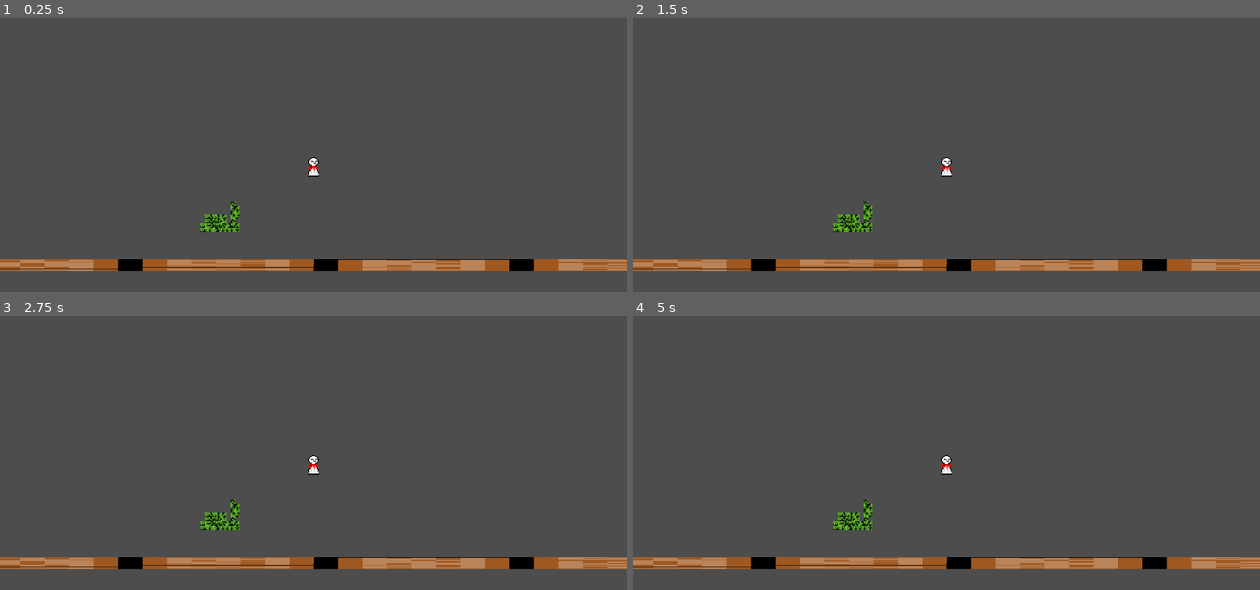
Above: before the commit, frames 1-4 (two rows, left to right).
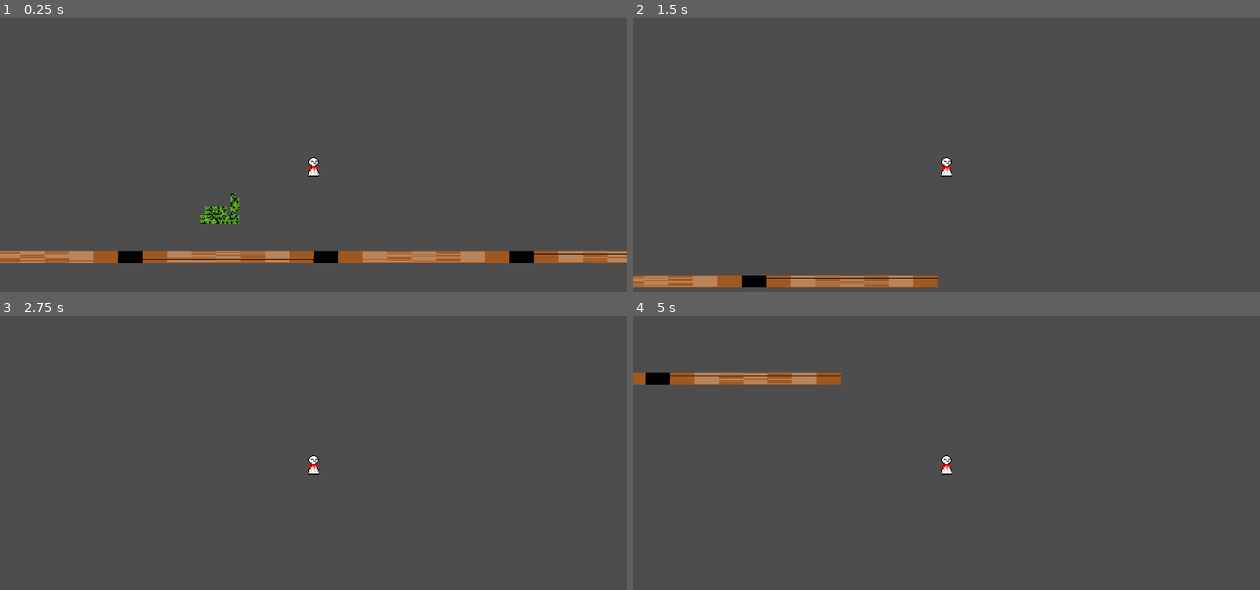
Above: after the commit, the same moments.

Repository: cMarceline/Heatherleste
Game: Godot game, scene res://node_2d.tscn
Same seed, same stepped clock (60 frames per second), same inputs: the game is played once before the commit and once after it.
Inputs:
- Up to frame 1 (0.25 s): no input
- Up to frame 2 (1.5 s): hold D (Right) 0.53-1.28 s; hold Space (Jump) 0.53-1.28 s; tap J (Dash) at 0.6 s; hold S (Down) from 1.28 s (still down); tap Space (Jump) at 1.35 s
- Up to frame 3 (2.75 s): tap Space (Jump) at 1.52, 1.82 s; tap J (Dash) at 1.55, 2.1 s; release S (Down) at 2.03 s; hold D (Right) from 2.03 s (still down); hold Space (Jump) from 2.03 s (still down)
- Up to frame 4 (5 s): release D (Right) at 2.78 s; release Space (Jump) at 2.78 s; hold W (Up) 2.78-3.53 s; tap J (Dash) at 2.85, 4.35 s; tap Space (Jump) at 3.02, 3.32, 4.52, 4.82 s; tap Enter at 3.5 s; hold Space (Jump) 3.53-4.28 s; hold A (Left) from 3.53 s (still down)

The runs differ from the first frame. In frame 1, 6.8% of the frame differs, in the area x 0-100%, y 64-93%; in frame 2, 6.8%; in frame 3, 4.7%; in frame 4, 6.2%.
Error before the commit: Parse Error: Identifier "_bounceCalculations" not declared in the current scope. (res://Scripts/Heather.gd:19)

Commit message:
physics feels bad :(

Diff:
--- a/Scripts/Heather.gd
+++ b/Scripts/Heather.gd
@@ -1,23 +1,25 @@
 extends RigidBody2D
 
-const gravity : float = 9.8
-const aerialDrag := Vector2(0.999,0.98)
+const jumpSpeed : float = 400
+const gravity : float = 9.8 * 60
+const aerialDrag := Vector2(0.98,0.98) * 60
 const terminalVelocity := (gravity * aerialDrag.y) / (1 - aerialDrag.y)
 signal groundContactVelocity(x)
 
 const groundSpeed : float = 400
 const friction : float = 0.1 * 60
 const dashSpeed : float = 1000
+var velocitySign : Vector2 :
+	get : return linear_velocity.sign()
 
-signal dashPressed
 @onready var dashTimer : Timer = $dashTimer
 
 var groundVelocity : Vector2 # groundVelocity.y acts as the bounce retention
 
 func _ready() -> void:
 	groundContactVelocity.connect(_bounceCalculation)
-	dashPressed.connect(_bounceCalculations)
-
+	Global.dashPressed.connect(_dashCalc)
+	Global.jumpPressed.connect(_jumpCalc)
 
 var onFloor : bool
 func _onFloorCheck(state: PhysicsDirectBodyState2D) :
@@ -41,34 +43,51 @@
 	return false
 
 func _bounceCalculation(bounce : Vector2) :
-	if -bounce.y > terminalVelocity :
-		groundVelocity.y = -bounce.y
+	bounce.x -= linear_velocity.x
+	if bounce.y < terminalVelocity :
+		groundVelocity.y = -bounce.y - terminalVelocity
+
+func _jumpCalc() :
+	if !onFloor : return
+	print(groundVelocity.y)
+	linear_velocity.y -= jumpSpeed + groundVelocity.y
 
 func _dashCalc()  :
 	var normalisedInputVector = Global.inputVector.normalized()
-	if Global.inputVector.x == linear_velocity.x / abs(linear_velocity.x) :
-		normalisedInputVector.x += dashSpeed
+	if normalisedInputVector == Vector2.ZERO :
+		return
+	if Global.inputVector.x == velocitySign.x :
+		linear_velocity.x += dashSpeed * normalisedInputVector.x
 	else :
-		normalisedInputVector.x = dashSpeed
-	if Global.inputVector.y == linear_velocity.y / abs(linear_velocity.y) :
-		normalisedInputVector.y += dashSpeed
+		linear_velocity.x = dashSpeed * normalisedInputVector.x
+	if Global.inputVector.y == velocitySign.y :
+		linear_velocity.y += dashSpeed * normalisedInputVector.y
 	else :
-		normalisedInputVector.y = dashSpeed
-
+		linear_velocity.y = dashSpeed * normalisedInputVector.y
 
 func _integrate_forces(state: PhysicsDirectBodyState2D) -> void:
 	onFloor = _onFloorCheck(state)
 	onWall = _onWallCheck(state)
-	if !onFloor :
-		linear_velocity.y += gravity
-		linear_velocity.y *= aerialDrag.y
+	if Global.inputDash :
+		Global.dashPressed.emit()
+	if Global.inputJump :
+		Global.jumpPressed.emit()
 
 func _physics_process(delta: float) -> void:
 	if onFloor :
 		# Write to the Grounded Momentum
 		groundVelocity.x = linear_velocity.x
-		#if linear_velocity.y > terminalVelocity :
-		linear_velocity.x = lerp(linear_velocity.x,groundSpeed*Global.inputVector.x,friction*delta)
+		linear_velocity.x = round(lerp(linear_velocity.x,groundSpeed*Global.inputVector.x,friction*delta))
+		groundVelocity.y = round(lerp(groundVelocity.y,0.0,friction*delta))
+		#print(linear_velocity)
+
+	if !onFloor :
+		linear_velocity.y += gravity * delta
+		linear_velocity.y *= aerialDrag.y * delta
+		#linear_velocity.x += gravity * Global.inputVector.x * delta
+		#if Global.inputVector.x != velocitySign.x :
+		#	linear_velocity.x *= aerialDrag.x
+
 
 
 	# Walking
--- a/Scripts/global.gd
+++ b/Scripts/global.gd
@@ -6,8 +6,10 @@
 		Input.get_action_raw_strength("Down") - Input.get_action_raw_strength("Up")
 	)
 
-var inputJump : bool :
+@export var inputJump : bool :
 	get : return Input.get_action_raw_strength("Jump")
+signal jumpPressed
 
 var inputDash : bool :
 	get : return Input.is_action_just_pressed("Dash")
+signal dashPressed
